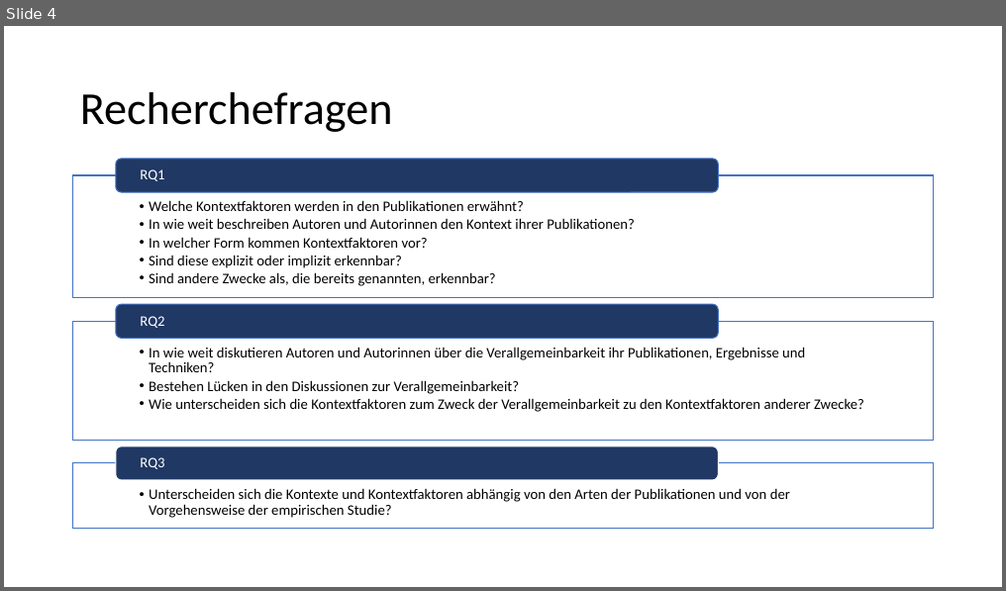
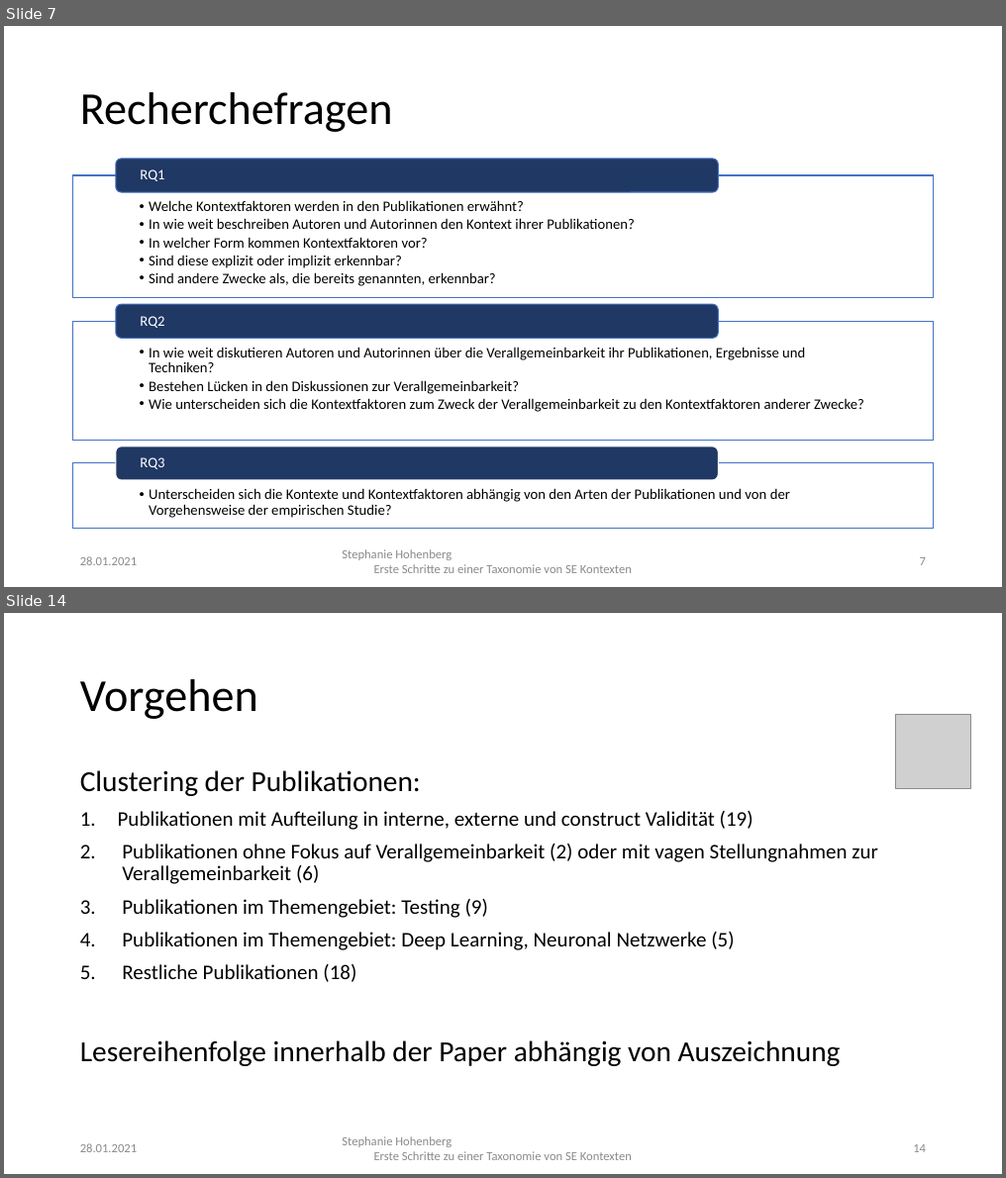
Before and after one commit to StephanieHohenberg/TSEK-Analyzer, a slide deck: documents/presentation.pptx. Shown one above the other, each under a label of ours: slide 4 before the commit, slides 7 and 14 after it; the slides between them are not shown. The pictures are 1006x591 and 1006x1178 pixels, drawn with LibreOffice and Linux fonts; fonts in the diff are those of the drawing; grey boxes stand for pictures. Boxes give left, top, right and bottom in pixels: in the first picture for what was removed or moved away, otherwise in the second. Text is boxed around its words. In the diff, an @@ line names an element or a change of style, - is before the commit and + after.

```diff
--- a/documents/presentation.pptx
+++ b/documents/presentation.pptx
@@ slide 14 added at (4, 613, 1002, 1174), background #FFFFFF @@
@@ title added at (80, 679, 258, 719), 44 pt, text #000000 @@
+Vorgehen
@@ picture added at (896, 714, 971, 789) @@
@@ text added at (80, 770, 878, 1066), 20 pt, text #000000 @@
+Clustering der Publikationen:
+1. Publikationen mit Aufteilung in interne, externe und construct Validität (19)
+2. Publikationen ohne Fokus auf Verallgemeinbarkeit (2) oder mit vagen Stellungnahmen zur Verallgemeinbarkeit (6)
+3. Publikationen im Themengebiet: Testing (9)
+4. Publikationen im Themengebiet: Deep Learning, Neuronal Netzwerke (5)
+5. Restliche Publikationen (18)
+Lesereihenfolge innerhalb der Paper abhängig von Auszeichnung
@@ text added at (80, 1144, 137, 1153), 12 pt, text #8C8C8C @@
+28.01.2021
@@ text added at (342, 1137, 632, 1160), 12 pt, text #8C8C8C @@
+Stephanie Hohenberg
+Erste Schritte zu einer Taxonomie von SE Kontexten
@@ page number added at (913, 1145, 926, 1153), 12 pt, text #8C8C8C @@
+14
@@ what was slide 4 is now slide 7 @@
@@ slide 7 changed as well @@
@@ text added at (80, 557, 137, 566), 12 pt, text #8C8C8C @@
+28.01.2021
@@ text added at (342, 550, 632, 573), 12 pt, text #8C8C8C @@
+Stephanie Hohenberg
+Erste Schritte zu einer Taxonomie von SE Kontexten
@@ page number added at (920, 558, 926, 566), 12 pt, text #8C8C8C @@
+7
```
Also in this commit, not shown: 3 other slides changed, 17 other slides added, 3 slides removed, 2 other files.
